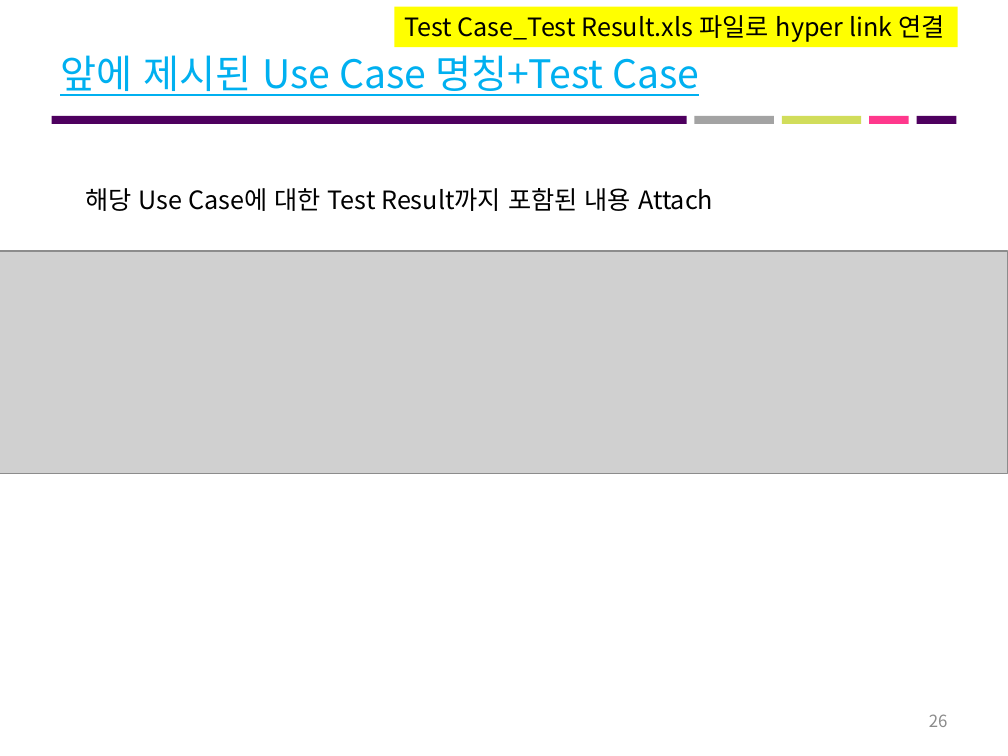
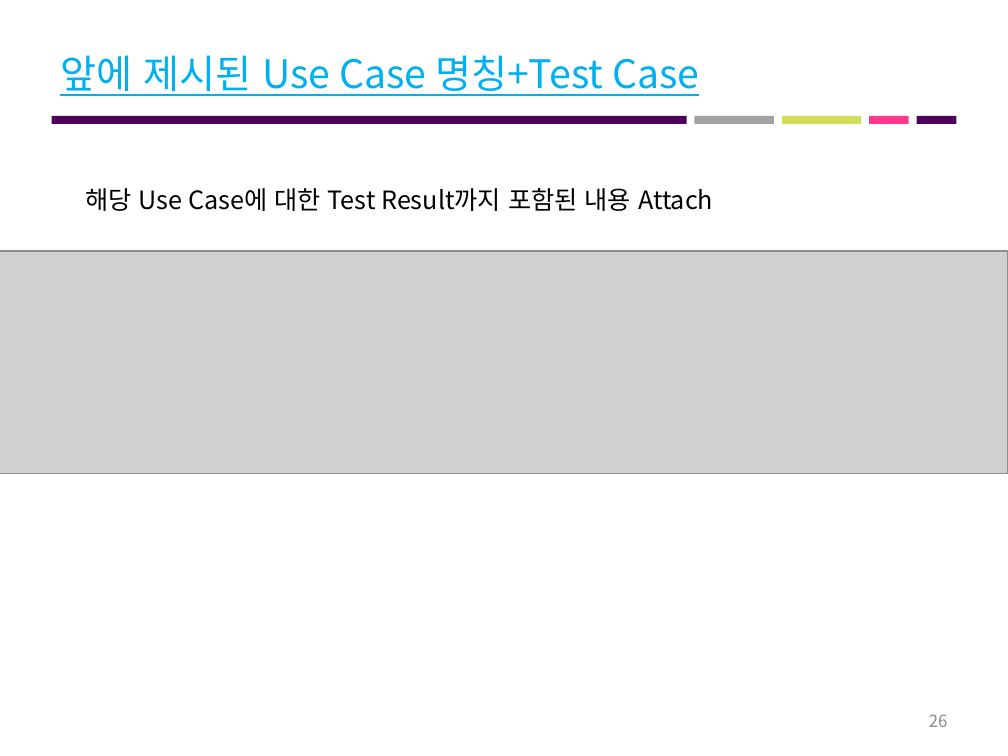
Before and after one commit to majung2/pumasi, a slide deck: slide 26 of 최종 산출물/1_1_프로젝트 최종결과보고서_쇼핑지름길.pptx. Drawn at 1008x756 pixels with LibreOffice and Linux fonts; fonts in the diff are those of the drawing; grey boxes stand for pictures. Boxes give left, top, right and bottom in pixels: in the first picture for what was removed or moved away, otherwise in the second. Text is boxed around its words. In the diff, an @@ line names an element or a change of style, - is before the commit and + after.

```diff
--- a/최종 산출물/1_1_프로젝트 최종결과보고서_쇼핑지름길.pptx
+++ b/최종 산출물/1_1_프로젝트 최종결과보고서_쇼핑지름길.pptx
@@ rectangle removed at <box>394,7,958,47</box> @@
-Test Case_Test Result.xls 파일로 hyper link 연결
```
